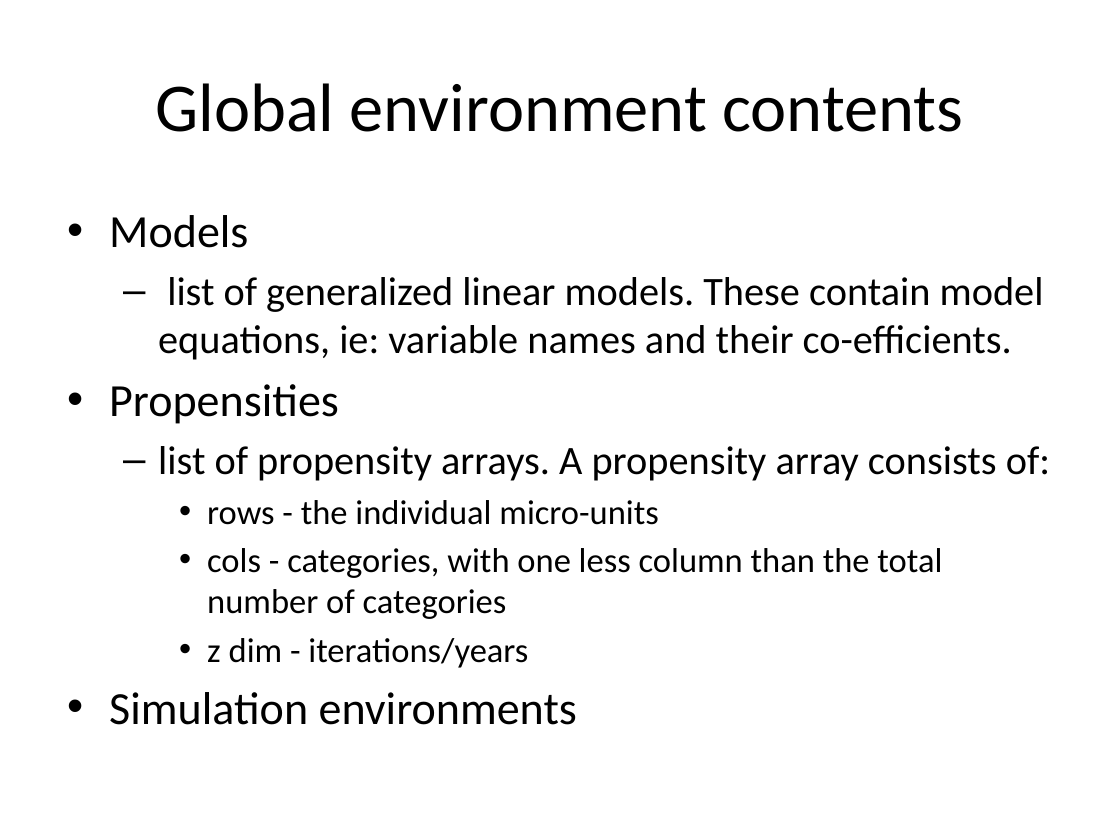
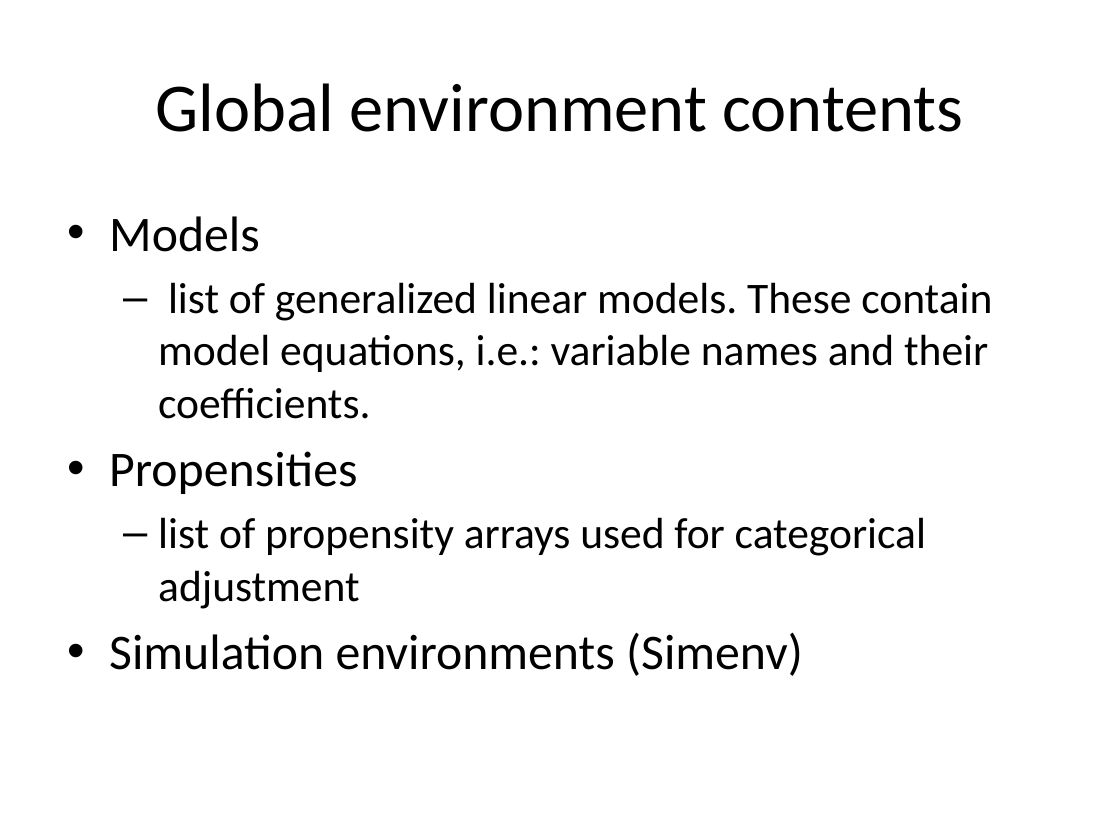
Before and after one commit to compassresearchcentre/simario, a slide deck: slide 4 of docs/Simar overview.pptx (slide 5 before the commit). Drawn at 1120x840 pixels with LibreOffice and Linux fonts; fonts in the diff are those of the drawing. Boxes give left, top, right and bottom in pixels: in the first picture for what was removed or moved away, otherwise in the second. Text is boxed around its words. In the diff, an @@ line names an element or a change of style, - is before the commit and + after.

```diff
--- a/docs/Simar overview.pptx
+++ b/docs/Simar overview.pptx
@@ text at box(109, 216, 357, 494): size 29.6 to 32 pt in "Models", "Propensities" @@
@@ text at box(158, 282, 992, 419): text changed; size 25.9 to 28 pt @@
-  – list of generalized linear models. These contain model equations, ie: variable names and their co-efficients.
+  – list of generalized linear models. These contain model equations, i.e.: variable names and their coefficients.
@@ text at box(109, 517, 926, 676): text changed; size 22.2 to 28 pt @@
-  – list of propensity arrays. A propensity array consists of:
-    • rows - the individual micro-units
-    • cols - categories, with one less column than the total number of categories
-    • z dim - iterations/years
-• Simulation environments
+  – list of propensity arrays used for categorical adjustment
+• Simulation environments (Simenv)
```
Also in this commit, not shown: 3 other slides changed, 4 slides added, 3 slides removed, 14 other files.
